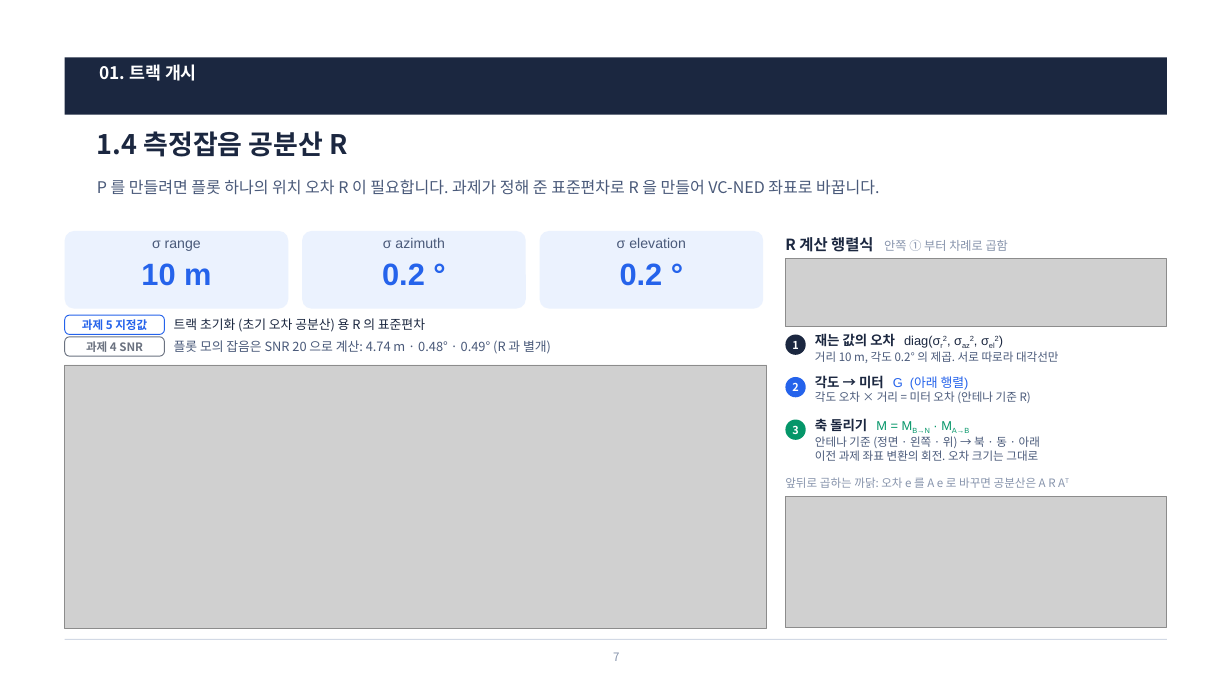
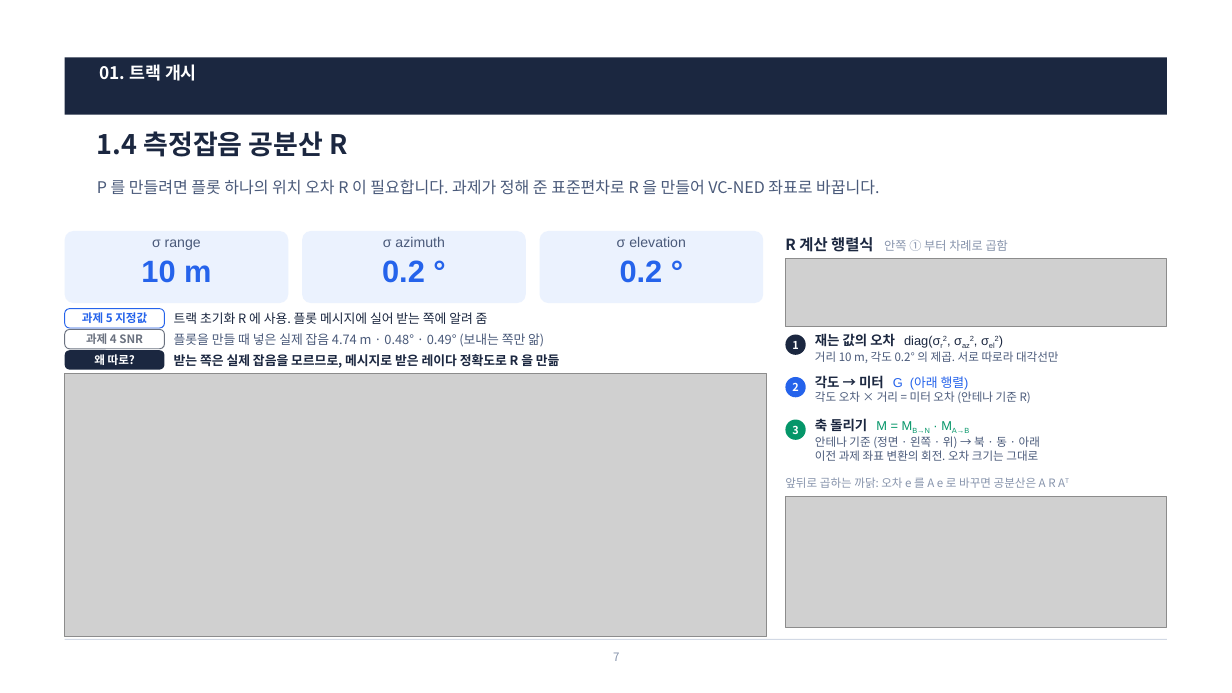
Before and after one commit to harley-hwan/radar-sw-study, a slide deck: slide 7 of Claude outputs/Chapter5_TrackInitMgmt.pptx. Drawn at 1232x693 pixels with LibreOffice and Linux fonts; fonts in the diff are those of the drawing; grey boxes stand for pictures. Boxes give left, top, right and bottom in pixels: in the first picture for what was removed or moved away, otherwise in the second. Text is boxed around its words. In the diff, an @@ line names an element or a change of style, - is before the commit and + after.

```diff
--- a/Claude outputs/Chapter5_TrackInitMgmt.pptx
+++ b/Claude outputs/Chapter5_TrackInitMgmt.pptx
@@ rounded rectangle resized from (x1=65, y1=231, x2=288, y2=309) to (x1=65, y1=231, x2=288, y2=303) @@
@@ rounded rectangle resized from (x1=302, y1=231, x2=526, y2=309) to (x1=302, y1=231, x2=526, y2=303) @@
@@ rounded rectangle resized from (x1=540, y1=231, x2=763, y2=309) to (x1=540, y1=231, x2=763, y2=303) @@
@@ rounded rectangle "과제 5 지정값" moved from (x1=65, y1=315, x2=165, y2=335) to (x1=65, y1=309, x2=165, y2=328) @@
@@ rounded rectangle "과제 4 SNR" moved from (x1=65, y1=337, x2=165, y2=357) to (x1=65, y1=329, x2=165, y2=348) @@
@@ text removed at (x1=174, y1=318, x2=425, y2=332) @@
-트랙 초기화 (초기 오차 공분산) 용 R 의 표준편차
@@ text added at (x1=174, y1=312, x2=488, y2=324), 10 pt, text #1B2740 @@
+트랙 초기화 R 에 사용. 플롯 메시지에 실어 받는 쪽에 알려 줌
@@ rounded rectangle added at (x1=65, y1=350, x2=165, y2=370), fill #1B2740, 9 pt, text #FFFFFF, bold @@
+왜 따로?
@@ text at (x1=174, y1=333, x2=544, y2=347): text changed @@
-플롯 모의 잡음은 SNR 20 으로 계산: 4.74 m · 0.48° · 0.49° (R 과 별개)
+플롯을 만들 때 넣은 실제 잡음 4.74 m · 0.48° · 0.49° (보내는 쪽만 앎)
@@ text added at (x1=174, y1=354, x2=560, y2=368), 10 pt, text #1B2740, bold @@
+받는 쪽은 실제 잡음을 모르므로, 메시지로 받은 레이다 정확도로 R 을 만듦
@@ picture moved from (x1=65, y1=365, x2=767, y2=628) to (x1=65, y1=373, x2=767, y2=637) @@
```
Also in this commit, not shown: 7 other files.
